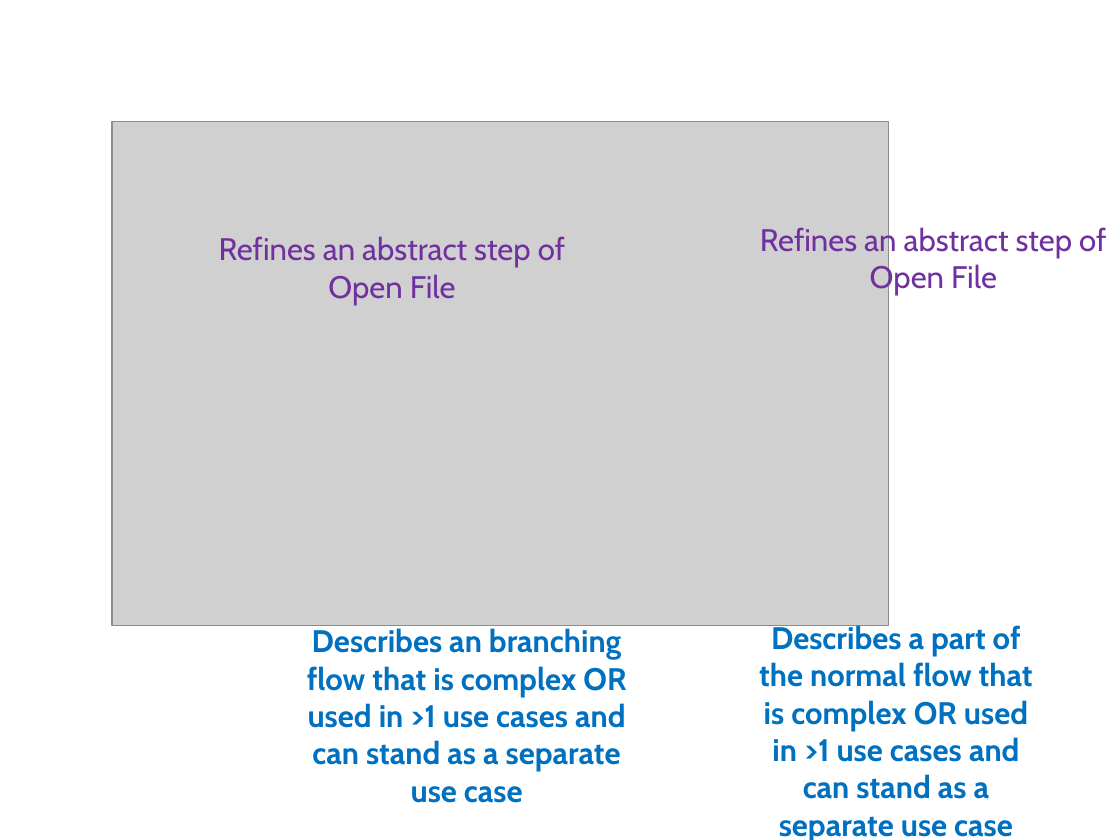
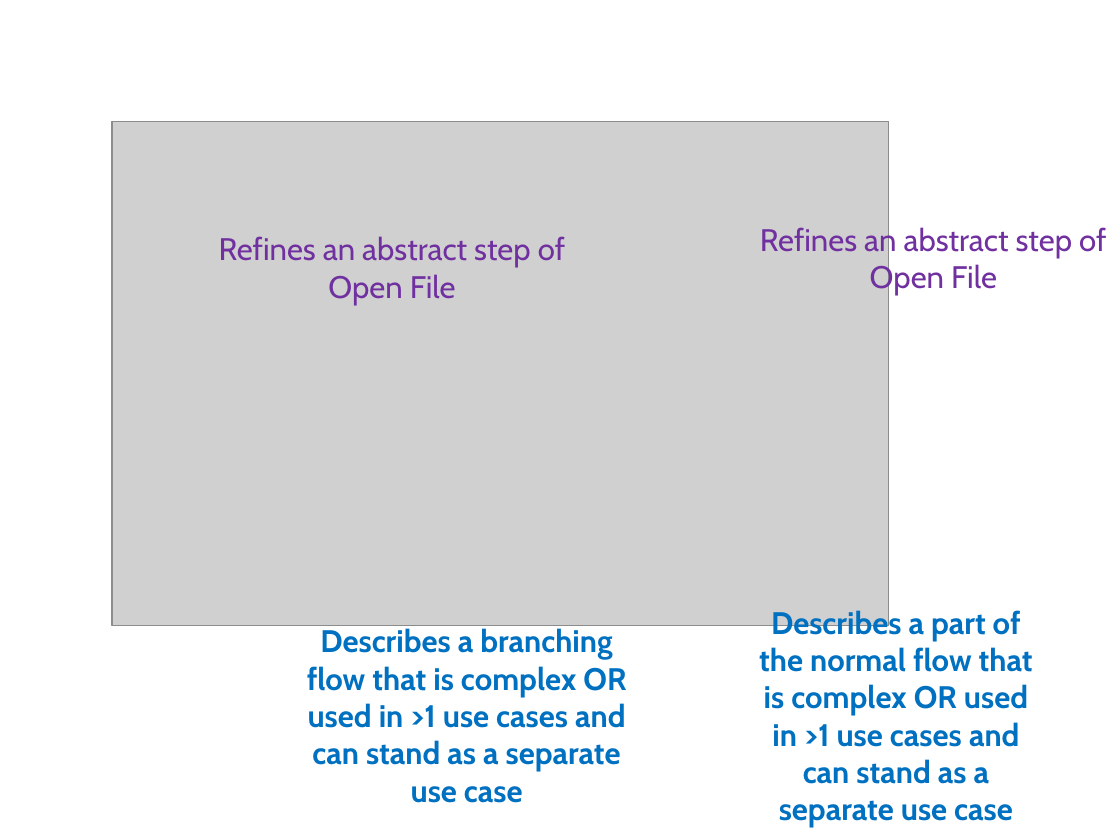
Before and after one commit to zarras/myy803-slides, a slide deck: slide 11 of 5-SoftEng-Modeling.ppt. Drawn at 1120x840 pixels with LibreOffice and Linux fonts; fonts in the diff are those of the drawing; grey boxes stand for pictures. Boxes give left, top, right and bottom in pixels: in the first picture for what was removed or moved away, otherwise in the second. Text is boxed around its words. In the diff, an @@ line names an element or a change of style, - is before the commit and + after.

Commit message:
Small corrections in 5-SoftEng-Modeling, use cases

```diff
--- a/5-SoftEng-Modeling.ppt
+++ b/5-SoftEng-Modeling.ppt
@@ text "Describes a part of the ...": place and size @@
-text "Describes a part of the ..." at (759, 622, 1033, 840)
+text "Describes a part of the ..." at (759, 607, 1033, 828)
@@ text at (307, 628, 626, 803): text changed @@
-Describes an branching flow that is complex OR used in >1 use cases and can stand as a separate use case
+Describes a branching flow that is complex OR used in >1 use cases and can stand as a separate use case
```
Also in this commit, not shown: 3 other slides changed, 3 other files.
